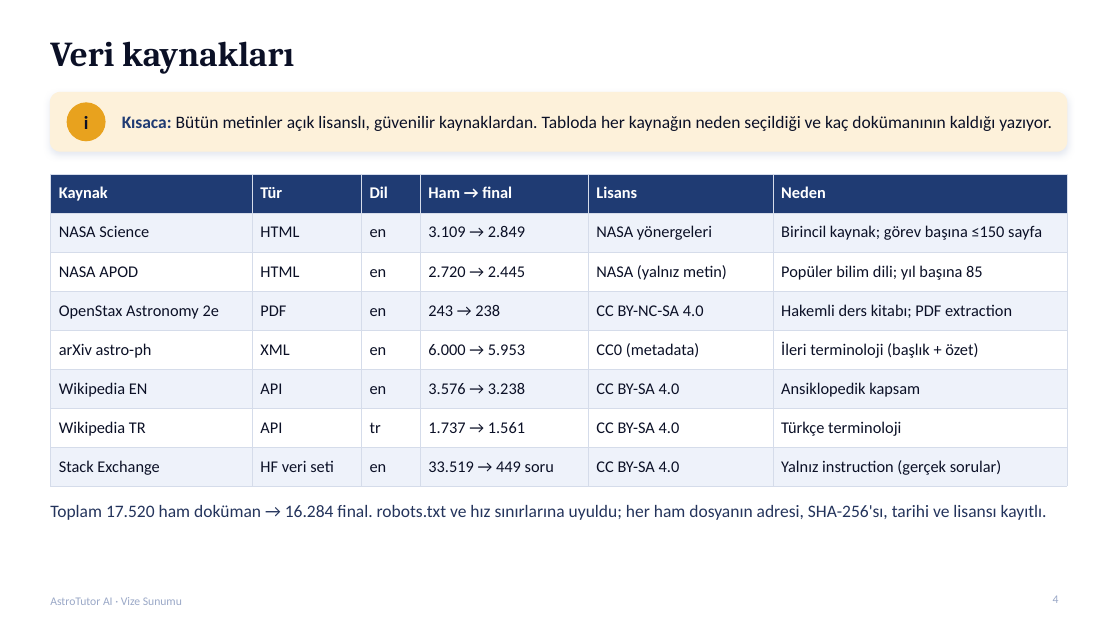
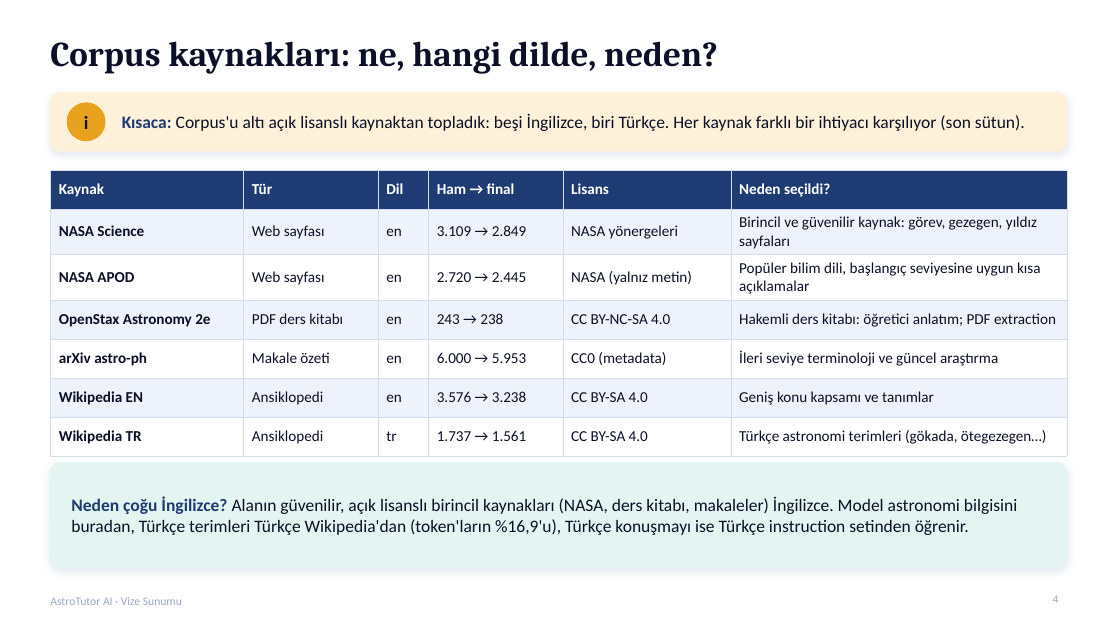
Before and after one commit to gedag/AstroTutor-AI, a slide deck: slide 4 of reports/AstroTutor_AI_Vize_Sunumu.pptx. Drawn at 1120x630 pixels with LibreOffice and Linux fonts; fonts in the diff are those of the drawing. Boxes give left, top, right and bottom in pixels: in the first picture for what was removed or moved away, otherwise in the second. Text is boxed around its words. In the diff, an @@ line names an element or a change of style, - is before the commit and + after.

Commit message:
Sunum adım adım açıklamalı hâle getirildi: kaynaklar ve dil, neden Türkçe, adım tabloları, neden? soruları, v1.0/v1.1 kararı (24 slayt)

```diff
--- a/reports/AstroTutor_AI_Vize_Sunumu.pptx
+++ b/reports/AstroTutor_AI_Vize_Sunumu.pptx
@@ title at bbox=[50, 41, 718, 74]: text changed @@
-Veri kaynakları
+Corpus kaynakları: ne, hangi dilde, neden?
@@ text at bbox=[122, 114, 1025, 131]: text changed @@
-Kısaca: Bütün metinler açık lisanslı, güvenilir kaynaklardan. Tabloda her kaynağın neden seçildiği ve kaç dokümanının kaldığı yazıyor.
+Kısaca: Corpus'u altı açık lisanslı kaynaktan topladık: beşi İngilizce, biri Türkçe. Her kaynak farklı bir ihtiyacı karşılıyor (son sütun).
@@ table at bbox=[50, 170, 1067, 448] @@
-row 1: Kaynak | Tür | Dil | Ham → final | Lisans | Neden
-row 2: NASA Science | HTML | en | 3.109 → 2.849 | NASA yönergeleri | Birincil kaynak; görev başına ≤150 sayfa
-row 3: NASA APOD | HTML | en | 2.720 → 2.445 | NASA (yalnız metin) | Popüler bilim dili; yıl başına 85
-row 4: OpenStax Astronomy 2e | PDF | en | 243 → 238 | CC BY-NC-SA 4.0 | Hakemli ders kitabı; PDF extraction
-row 5: arXiv astro-ph | XML | en | 6.000 → 5.953 | CC0 (metadata) | İleri terminoloji (başlık + özet)
-row 6: Wikipedia EN | API | en | 3.576 → 3.238 | CC BY-SA 4.0 | Ansiklopedik kapsam
-row 7: Wikipedia TR | API | tr | 1.737 → 1.561 | CC BY-SA 4.0 | Türkçe terminoloji
-row 8: Stack Exchange | HF veri seti | en | 33.519 → 449 soru | CC BY-SA 4.0 | Yalnız instruction (gerçek sorular)
+row 1: Kaynak | Tür | Dil | Ham → final | Lisans | Neden seçildi?
+row 2: NASA Science | Web sayfası | en | 3.109 → 2.849 | NASA yönergeleri | Birincil ve güvenilir kaynak: görev, gezegen, yıldız sayfaları
+row 3: NASA APOD | Web sayfası | en | 2.720 → 2.445 | NASA (yalnız metin) | Popüler bilim dili, başlangıç seviyesine uygun kısa açıklamalar
+row 4: OpenStax Astronomy 2e | PDF ders kitabı | en | 243 → 238 | CC BY-NC-SA 4.0 | Hakemli ders kitabı: öğretici anlatım; PDF extraction
+row 5: arXiv astro-ph | Makale özeti | en | 6.000 → 5.953 | CC0 (metadata) | İleri seviye terminoloji ve güncel araştırma
+row 6: Wikipedia EN | Ansiklopedi | en | 3.576 → 3.238 | CC BY-SA 4.0 | Geniş konu kapsamı ve tanımlar
+row 7: Wikipedia TR | Ansiklopedi | tr | 1.737 → 1.561 | CC BY-SA 4.0 | Türkçe astronomi terimleri (gökada, ötegezegen…)
@@ table: place and size @@
-table at bbox=[50, 174, 1067, 479]
+table at bbox=[50, 170, 1067, 448]
@@ rounded rectangle: place and size @@
-rounded rectangle at bbox=[50, 505, 1047, 520]
+rounded rectangle at bbox=[50, 463, 1067, 568]
@@ rounded rectangle at bbox=[50, 463, 1067, 568]: fill none to #E3F4F1; outline none to #E3F4F1 1 pt; shadow on @@
@@ text in rounded rectangle at bbox=[50, 505, 1047, 520]: text removed @@
-Toplam 17.520 ham doküman → 16.284 final. robots.txt ve hız sınırlarına uyuldu; her ham dosyanın adresi, SHA-256'sı, tarihi ve lisansı kayıtlı.
@@ text added at bbox=[71, 497, 1017, 535], 15 pt, text #0B1026 @@
+Neden çoğu İngilizce? Alanın güvenilir, açık lisanslı birincil kaynakları (NASA, ders kitabı, makaleler) İngilizce. Model astronomi bilgisini buradan, Türkçe terimleri Türkçe Wikipedia'dan (token'ların %16,9'u), Türkçe konuşmayı ise Türkçe instruction setinden öğrenir.
```
Also in this commit, not shown: 7 other slides changed, 7 slides added, 2 other files.
